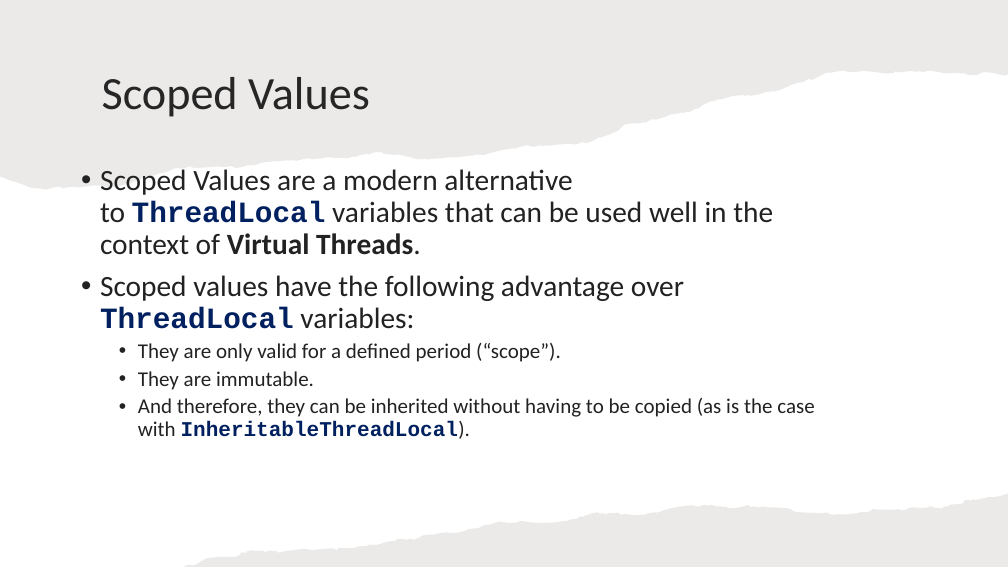
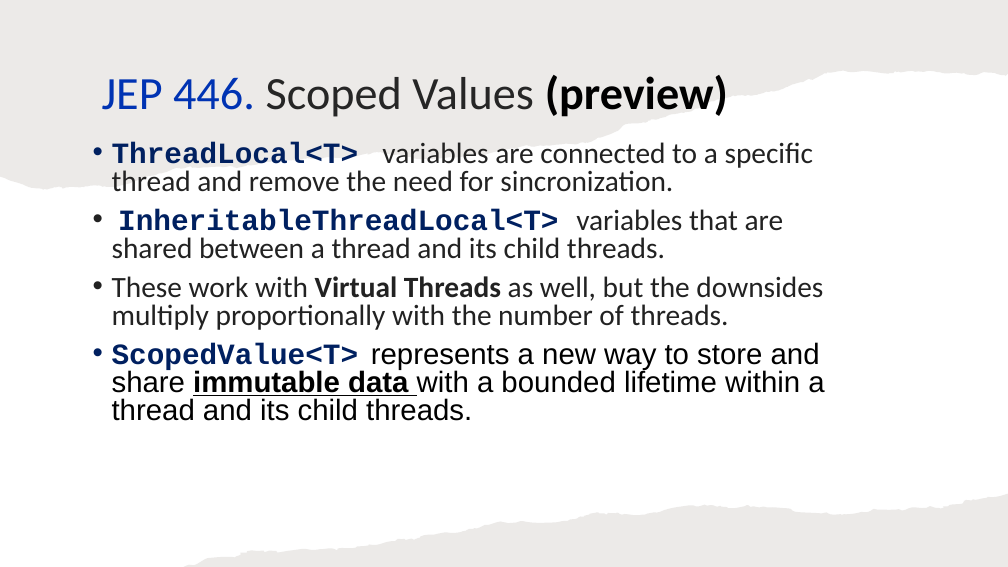
Before and after one commit to iuliana/jdk21-parent-project, a slide deck: slide 18 of Java21-Presentation.pptx (slide 16 before the commit). Drawn at 1008x567 pixels with LibreOffice and Linux fonts; fonts in the diff are those of the drawing. Boxes give left, top, right and bottom in pixels: in the first picture for what was removed or moved away, otherwise in the second. Text is boxed around its words. In the diff, an @@ line names an element or a change of style, - is before the commit and + after.

```diff
--- a/Java21-Presentation.pptx
+++ b/Java21-Presentation.pptx
@@ title at <box>102,75,728,117</box>: text changed @@
-Scoped Values
+JEP 446. Scoped Values (preview)
@@ text at <box>112,142,824,421</box>: text changed @@
-• Scoped Values are a modern alternative to ThreadLocal variables that can be used well in the context of Virtual Threads.
-• Scoped values have the following advantage over ThreadLocal variables:
-  • They are only valid for a defined period (“scope”).
-  • They are immutable.
-  • And therefore, they can be inherited without having to be copied (as is the case with InheritableThreadLocal).
+• ThreadLocal<T> variables are connected to a specific thread and remove the need for sincronization.
+• InheritableThreadLocal<T> variables that are shared between a thread and its child threads.
+• These work with Virtual Threads as well, but the downsides multiply proportionally with the number of threads.
+• ScopedValue<T> represents a new way to store and share immutable data with a bounded lifetime within a thread and its child threads.
```
Also in this commit, not shown: 10 other slides changed, 7 slides added, 17 other files.
